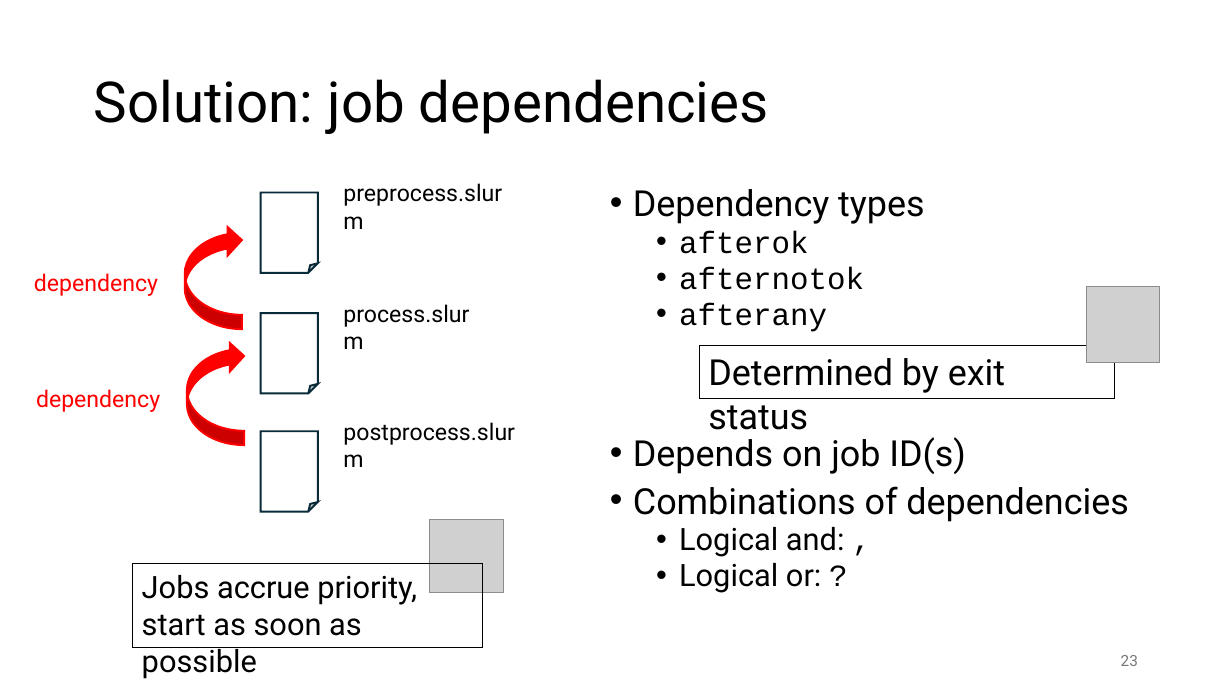
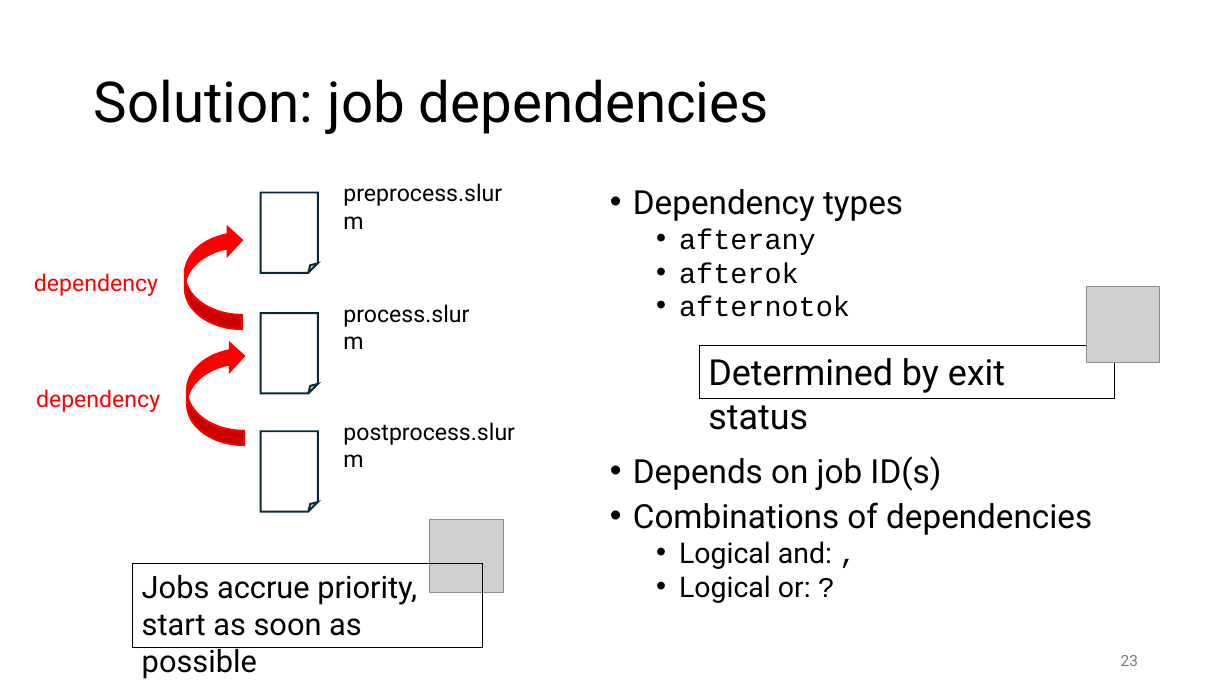
Before and after one commit to gjbex/Workflows-for-HPC, a slide deck: slide 23 of workflow_for_HPC.pptx. Drawn at 1232x693 pixels with LibreOffice and Linux fonts; fonts in the diff are those of the drawing; grey boxes stand for pictures. Boxes give left, top, right and bottom in pixels: in the first picture for what was removed or moved away, otherwise in the second. Text is boxed around its words. In the diff, an @@ line names an element or a change of style, - is before the commit and + after.

Commit message:
Fix typos

```diff
--- a/workflow_for_HPC.pptx
+++ b/workflow_for_HPC.pptx
@@ text at [633, 189, 1092, 603]: size 28 to 25.9 pt in "Dependency types", "Depends on job ID(s)", "Combinations of dependencies"; size 24 to 22.2 pt in "afterok", "afternotok", "Logical and: ,", "Logical or: ?" @@
@@ text at [679, 229, 816, 255]: paragraph added @@
+  • afterany
@@ text at [679, 303, 827, 332]: paragraph removed @@
-  • afterany
```
Also in this commit, not shown: 6 other slides changed.
